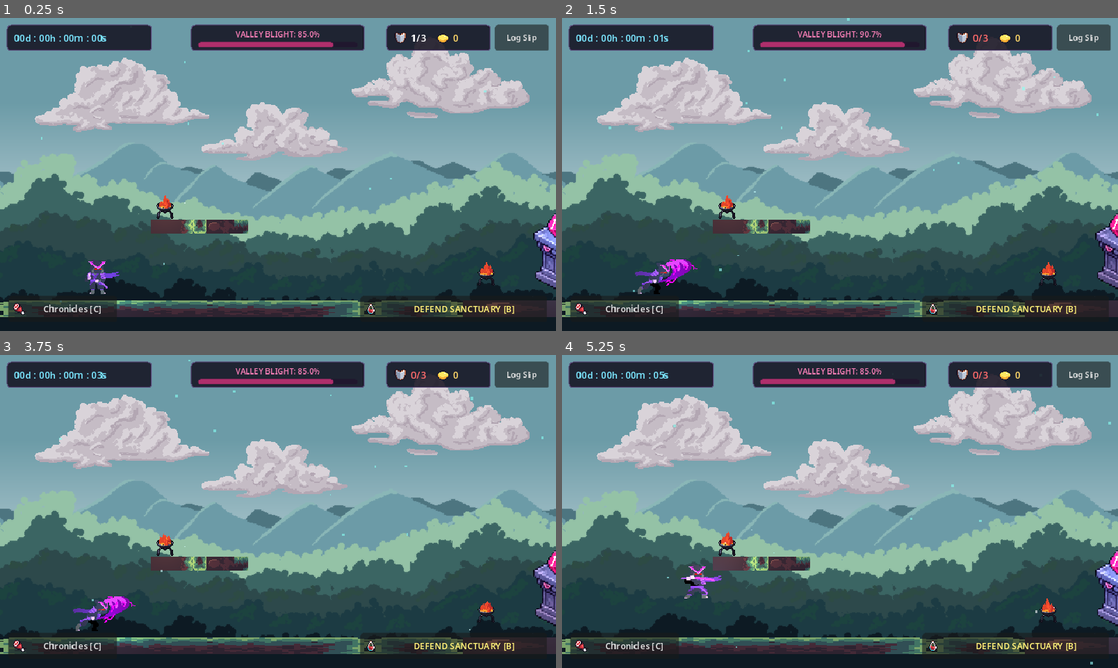
Above: before the commit, frames 1-4 (two rows, left to right).
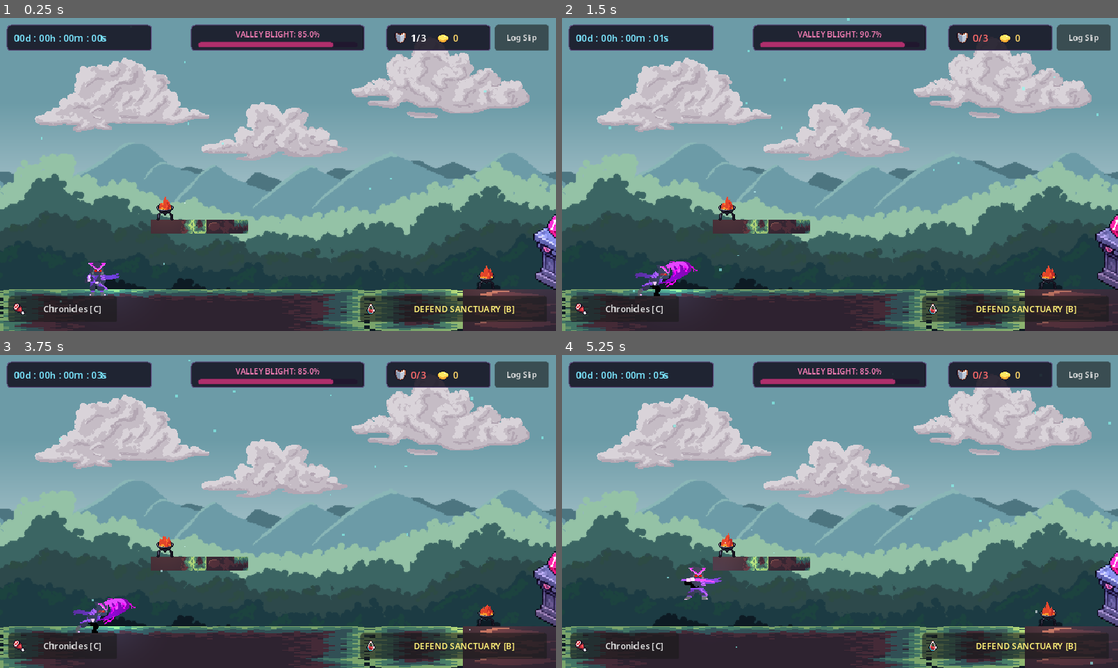
Above: after the commit, the same moments.

Repository: blackpirateapps/sanctuary
Game: Godot game, scene res://scenes/main.tscn
The game is run twice, just before and just after one commit, with the same random seed, the same clock (stepped at 60 frames per second) and the same inputs.
Inputs:
- Up to frame 1 (0.25 s): no input
- Up to frame 2 (1.5 s): click "Log Slip" at 0.5 s; click "Confirm Slip" at 1.25 s
- Up to frame 3 (3.75 s): click "DEFEND SANCTUARY [B]" at 2 s; click "Chronicles [C]" at 2.75 s; click "Yield Trial" at 3.5 s
- Up to frame 4 (5.25 s): tap Enter at 4.25 s; hold D from 4.28 s (still down); tap J (player_attack) at 4.35 s; tap Space at 4.52 s; tap K (player_defend) at 5.1 s

The runs differ from the first frame. In frame 1, 8.8% of the frame differs, in the area x 0-100%, y 56-100%; in frame 2, 8.9%; in frame 3, 8.9%; in frame 4, 8.8%.

Commit message:
fix(scene): ground altar and braziers to floor surface by eliminating tileset transparent offset

Diff:
--- a/project/scenes/brazier.tscn
+++ b/project/scenes/brazier.tscn
@@ -8,12 +8,12 @@
 script = ExtResource("1_script")
 
 [node name="Sprite2D" type="Sprite2D" parent="."]
-position = Vector2(0, -16)
+position = Vector2(0, -14)
 texture = ExtResource("2_diffuse")
 hframes = 6
 
 [node name="PointLight2D" type="PointLight2D" parent="."]
-position = Vector2(0, -18)
+position = Vector2(0, -20)
 color = Color(1, 0.658824, 0.294118, 1)
 energy = 1.3
 texture = ExtResource("3_cookie")
--- a/project/scenes/main.tscn
+++ b/project/scenes/main.tscn
@@ -73,7 +73,7 @@
 collision_mask = 2
 
 [node name="FloorShape" type="CollisionShape2D" parent="Ground"]
-position = Vector2(640, 335)
+position = Vector2(640, 337)
 shape = SubResource("RectangleShape2D_ground")
 
 [node name="Plat1Shape" type="CollisionShape2D" parent="Ground"]
@@ -85,11 +85,11 @@
 shape = SubResource("RectangleShape2D_plat2")
 
 [node name="FloorVisual" type="Sprite2D" parent="Ground"]
-position = Vector2(640, 325)
-scale = Vector2(6.7, 1.2)
+position = Vector2(640, 336)
+scale = Vector2(6.7, 1)
 texture = ExtResource("6_tileset")
 region_enabled = true
-region_rect = Rect2(0, 0, 192, 32)
+region_rect = Rect2(0, 16, 192, 48)
 
 [node name="Plat1Visual" type="Sprite2D" parent="Ground"]
 position = Vector2(230, 240)
@@ -104,14 +104,14 @@
 region_rect = Rect2(16, 48, 128, 16)
 
 [node name="Shrine" type="Node2D" parent="."]
-position = Vector2(640, 310)
+position = Vector2(640, 312)
 
 [node name="ShrineSprite" type="Sprite2D" parent="Shrine"]
-position = Vector2(0, -42)
+position = Vector2(0, -43)
 texture = ExtResource("15_altar")
 
 [node name="PointLight2D" type="PointLight2D" parent="Shrine"]
-position = Vector2(0, -55)
+position = Vector2(0, -72)
 color = Color(0.35, 0.88, 1, 1)
 energy = 1.4
 texture = ExtResource("9_cookie")
@@ -119,9 +119,9 @@
 
 [node name="ShrinePrompt" type="Label" parent="Shrine"]
 offset_left = -110.0
-offset_top = -105.0
+offset_top = -115.0
 offset_right = 110.0
-offset_bottom = -85.0
+offset_bottom = -95.0
 theme_override_colors/font_color = Color(0.75, 0.95, 1, 1)
 theme_override_font_sizes/font_size = 10
 text = "[E] Purify Sanctuary (30 Focus)"
@@ -133,10 +133,10 @@
 position = Vector2(190, 233)
 
 [node name="Brazier2" parent="Braziers" instance=ExtResource("8_brazier")]
-position = Vector2(560, 310)
+position = Vector2(560, 312)
 
 [node name="Brazier3" parent="Braziers" instance=ExtResource("8_brazier")]
-position = Vector2(720, 310)
+position = Vector2(720, 312)
 
 [node name="Brazier4" parent="Braziers" instance=ExtResource("8_brazier")]
 position = Vector2(890, 213)
--- a/project/scripts/brazier.gd
+++ b/project/scripts/brazier.gd
@@ -40,4 +40,4 @@
 	# Multi-frequency noise-like flicker
 	var flicker: float = sin(t) * 0.12 + sin(t * 2.3) * 0.08 + sin(t * 5.7) * 0.04
 	light.energy = clampf(base_energy + flicker, 0.6, 1.8)
-	light.position.y = -18.0 + (sin(t * 1.5) * 0.5)
+	light.position.y = -20.0 + (sin(t * 1.5) * 0.5)
Not shown, changed: handoff/LATEST_LOGS.md
